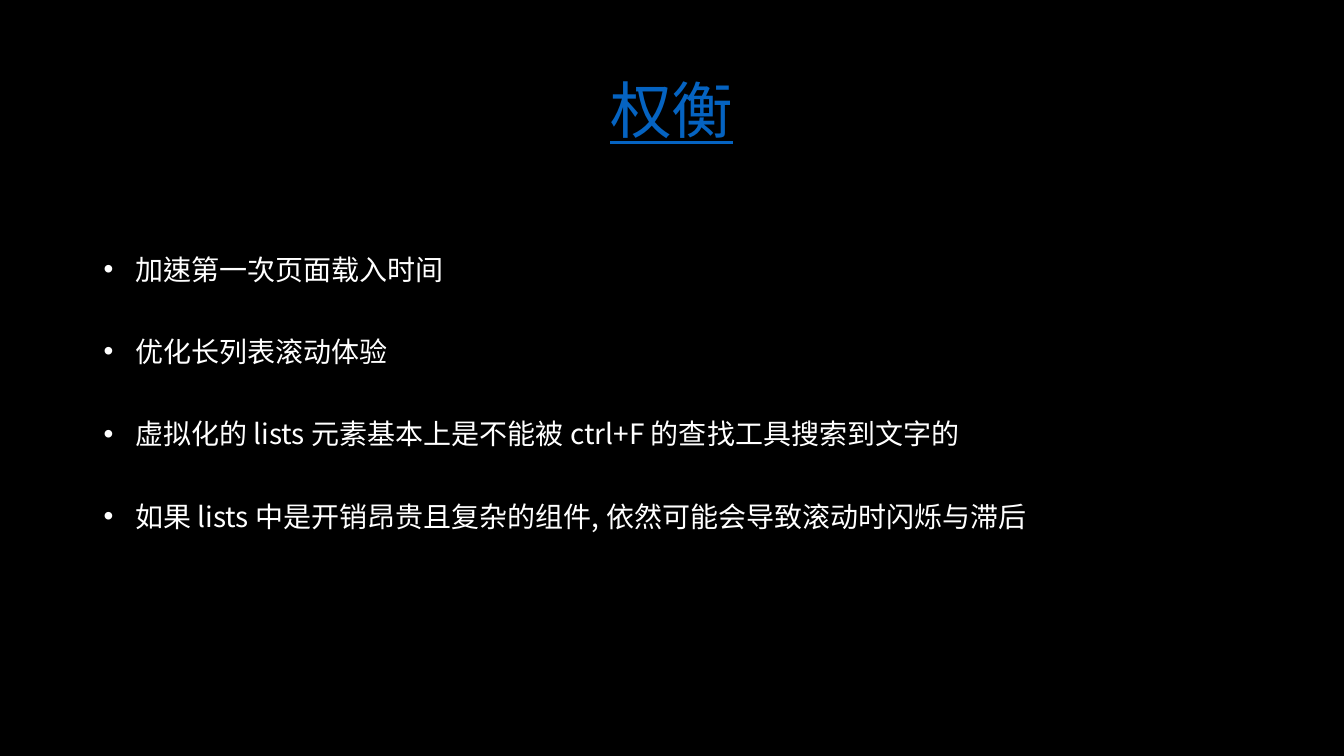
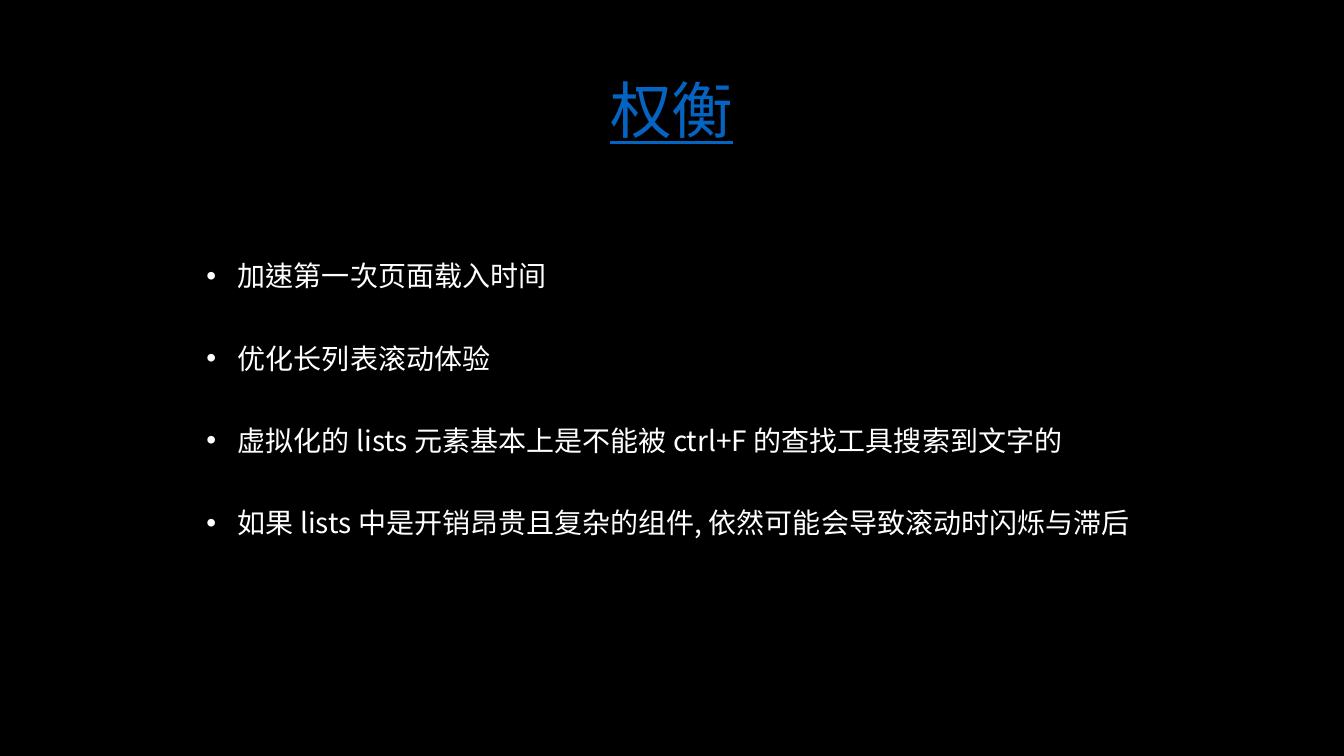
Before and after one commit to burningalive/learn-ts, a slide deck: slide 39 of Performance.pptx (slide 38 before the commit). Drawn at 1344x756 pixels with LibreOffice and Linux fonts; fonts in the diff are those of the drawing. Boxes give left, top, right and bottom in pixels: in the first picture for what was removed or moved away, otherwise in the second. Text is boxed around its words. In the diff, an @@ line names an element or a change of style, - is before the commit and + after.

```diff
--- a/Performance.pptx
+++ b/Performance.pptx
@@ text "加速第一次页面载入时间": place and size @@
-text "加速第一次页面载入时间" at [135, 256, 1027, 532]
+text "加速第一次页面载入时间" at [238, 262, 1130, 538]
```
Also in this commit, not shown: 4 other slides changed, 1 slide added, 10 other files.
